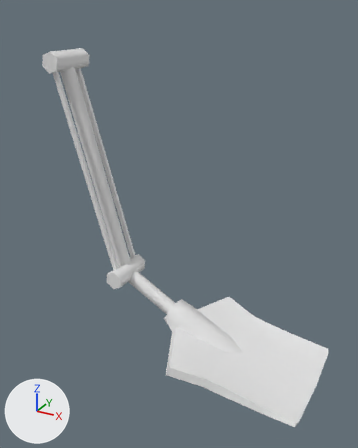
The FBX model Assets/ProjectResources/Models/Asset-Actif-Pelle.FBX: old version first, new version second.
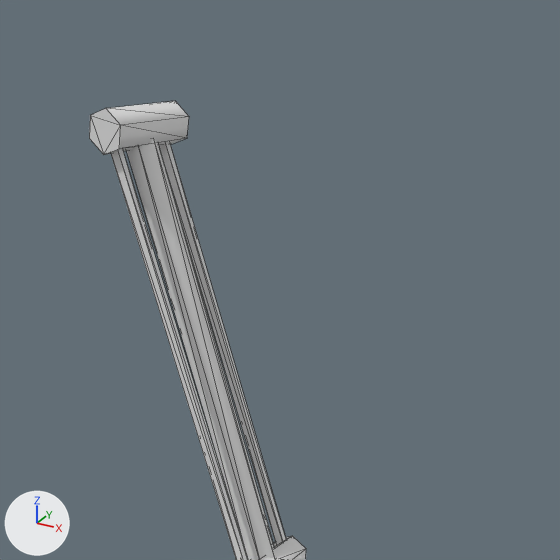
Each version appears first whole from a 50 mm camera at (0.672, -0.771, 0.095) aimed at (0.253, -0.01, -0.286), and next in a close-up on the part from 0% to 74% of the width and 0% to 59% of the height. Lighting does not change. The marker at lower left points along +X, +Y and +Z. The close-ups show mesh edges as thin lines. Materials are left out; every surface is plain grey. Where no turn or scale is listed for an object, it has been applied to the vertices.
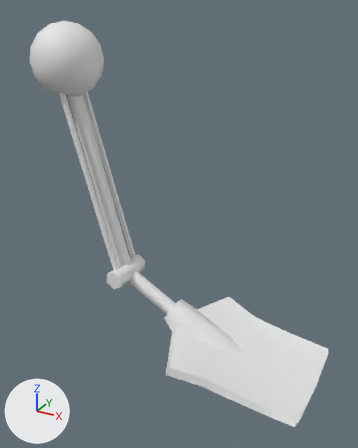
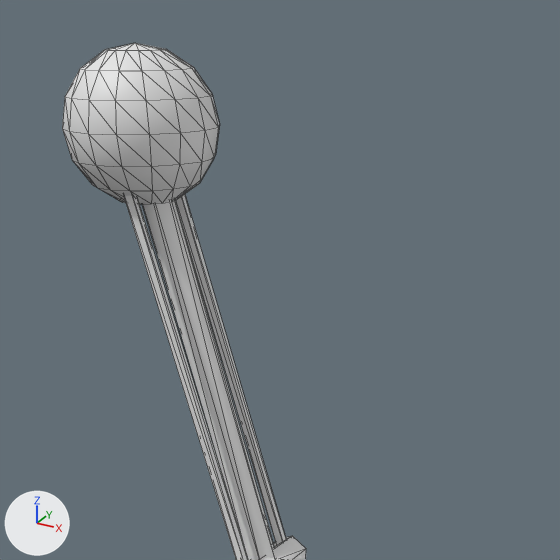
Where the change shows, as pixel boxes [x1, y1, x2, y2] in the close-ups (560 x 560 px):
'Sphere001', added
    after: [62, 43, 220, 204]

The change in detail:
Mesh me_mesh_002 is new.
It is a UV sphere (16 segments, 8 rings, poles along z) spanning x -0.0704..0.0704, y -0.0704..0.0704, z -0.0704..0.0704.
Object 'Sphere001' (ob_sphere001) is new; it shows me_mesh_002.
Its location is (0.002, 0.002, 0.0).
